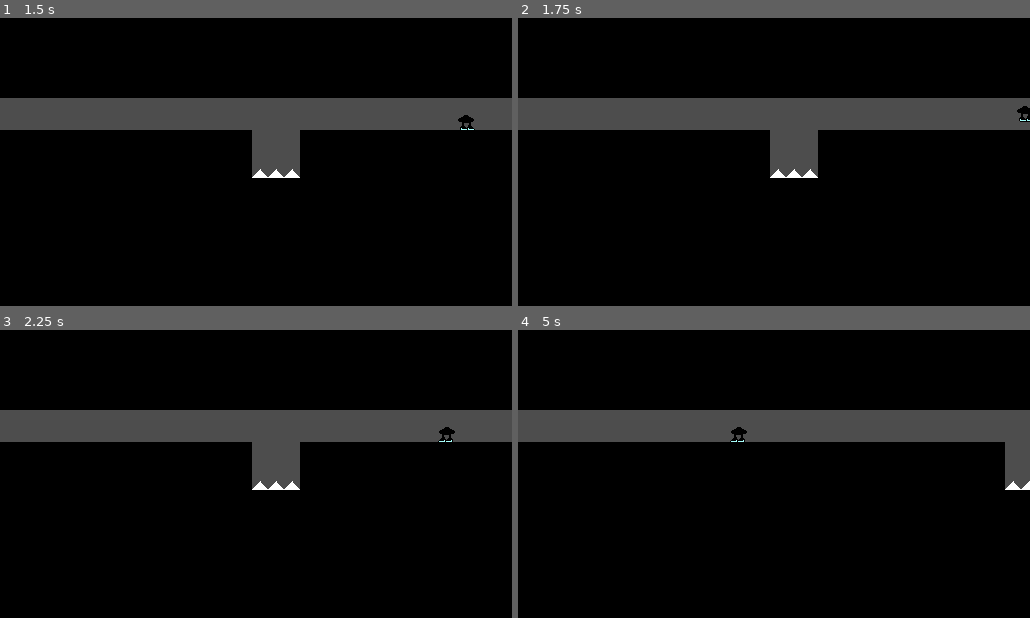
Above: before the commit, frames 1-4 (two rows, left to right).
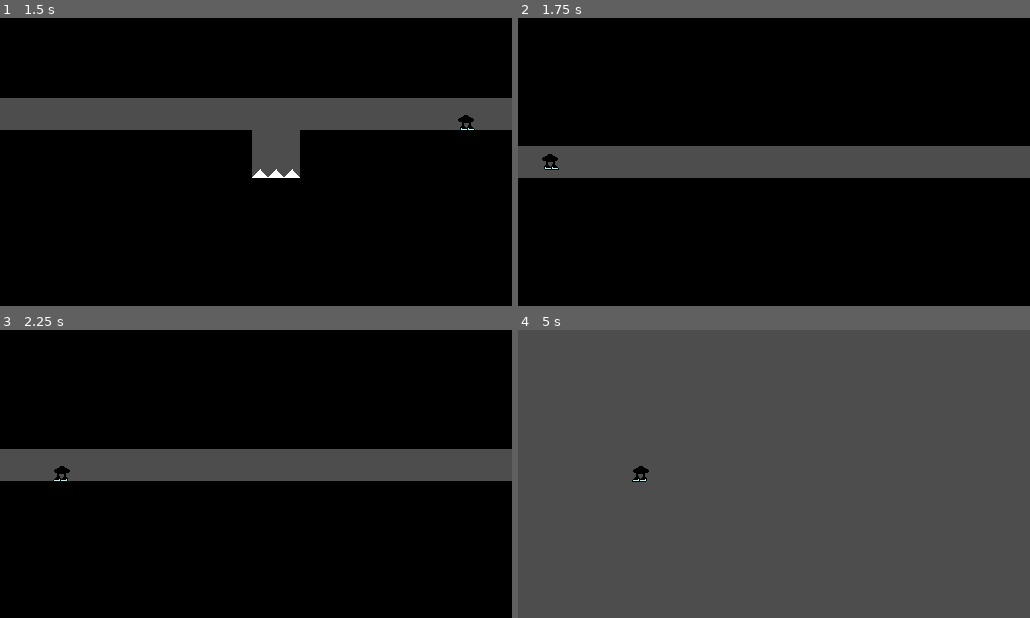
Above: after the commit, the same moments.

Repository: OliveADay/InvertedParadox
Game: Godot game, scene res://world.tscn
The game is run twice, just before and just after one commit, with the same random seed, the same clock (stepped at 60 frames per second) and the same inputs. The project has no main scene, so this scene is started directly.
Inputs:
- Up to frame 1 (1.5 s): tap Enter at 0.5 s; hold Right (move_right) from 0.53 s (still down); tap Up (shift_up) at 0.77 s
- Up to frame 2 (1.75 s): keep holding Right (move_right); tap Up (shift_up) at 1.52 s
- Up to frame 3 (2.25 s): release Right (move_right) at 2.03 s; hold Left (move_left) from 2.03 s (still down)
- Up to frame 4 (5 s): release Left (move_left) at 2.78 s; hold Right (move_right) 2.78-4.28 s; tap Up (shift_up) at 3.02, 3.77, 4.52 s; hold Left (move_left) from 4.28 s (still down)

Frame 1 is identical in both runs. In frame 2, 22% of the frame differs, in the area x 0-100%, y 27-56%; in frame 3, 22%; in frame 4, 88%, in the area x 0-100%, y 0-100%.

Commit message:
s

Diff:
--- a/L1.tscn
+++ b/L1.tscn
@@ -1,7 +1,8 @@
-[gd_scene load_steps=4 format=3 uid="uid://dxal3i478h4gh"]
+[gd_scene load_steps=5 format=3 uid="uid://dxal3i478h4gh"]
 
 [ext_resource type="PackedScene" uid="uid://cip4jtjfkblpw" path="res://tile_map.tscn" id="1_hakvn"]
 [ext_resource type="PackedScene" uid="uid://blk2nkrvb0m0d" path="res://Player.tscn" id="2_lgyva"]
+[ext_resource type="Script" path="res://LvlTrans.gd" id="3_486wm"]
 
 [sub_resource type="RectangleShape2D" id="RectangleShape2D_yqi3u"]
 size = Vector2(20, 32)
@@ -27,12 +28,12 @@
 position = Vector2(0, 1)
 shape = SubResource("RectangleShape2D_yqi3u")
 
-[node name="StaticBody2D2" type="StaticBody2D" parent="."]
-position = Vector2(478, 143)
-metadata/_edit_group_ = true
+[node name="Area2D" type="Area2D" parent="."]
+collision_mask = 128
+script = ExtResource("3_486wm")
 
-[node name="CollisionShape2D" type="CollisionShape2D" parent="StaticBody2D2"]
-position = Vector2(0, 1)
+[node name="CollisionShape2D" type="CollisionShape2D" parent="Area2D"]
+position = Vector2(478, 144)
 shape = SubResource("RectangleShape2D_yqi3u")
 
 [editable path="Player"]
--- a/L2.tscn
+++ b/L2.tscn
@@ -9,4 +9,10 @@
 layer_0/tile_data = PackedInt32Array(29, 0, 0, 1114141, 0, 0, 1114112, 0, 0, 1114113, 0, 0, 1114114, 0, 0, 1114115, 0,  …(16857 unchanged characters)…
 
 [node name="Player" parent="." instance=ExtResource("2_u8p0o")]
-position = Vector2(63, 141)
+position = Vector2(-488, 141)
+
+[node name="Camera2D" parent="Player" index="3"]
+limit_left = -500
+limit_right = 486
+
+[editable path="Player"]
--- /dev/null
+++ b/LvlTrans.gd
@@ -0,0 +1,15 @@
+extends Area2D
+
+@export var whatLev = 1
+
+var world = [Node]
+
+# Called when the node enters the scene tree for the first time.
+func _ready():
+	world = get_tree().get_nodes_in_group("World") # Replace with function body.
+
+
+# Called every frame. 'delta' is the elapsed time since the previous frame.
+func _process(delta):
+	if(has_overlapping_bodies()):
+		world[0]._Trans_1_2(whatLev)
--- /dev/null
+++ b/World.gd
@@ -0,0 +1,13 @@
+extends Node2D
+
+var L2 = preload("res://L2.tscn").instantiate()
+# Called when the node enters the scene tree for the first time.
+func _ready():
+	pass # Replace with function body.
+
+
+# Called every frame. 'delta' is the elapsed time since the previous frame.
+func _Trans_1_2(lev):
+	if(lev == 1):
+		add_child(L2)
+		$L1.queue_free()
--- a/world.tscn
+++ b/world.tscn
@@ -1,7 +1,9 @@
-[gd_scene load_steps=2 format=3 uid="uid://d4moj2ximnn4x"]
+[gd_scene load_steps=3 format=3 uid="uid://d4moj2ximnn4x"]
 
 [ext_resource type="PackedScene" uid="uid://dxal3i478h4gh" path="res://L1.tscn" id="1_l1lm6"]
+[ext_resource type="Script" path="res://World.gd" id="1_qvcvk"]
 
-[node name="World" type="Node2D"]
+[node name="World" type="Node2D" groups=["World"]]
+script = ExtResource("1_qvcvk")
 
 [node name="L1" parent="." instance=ExtResource("1_l1lm6")]
